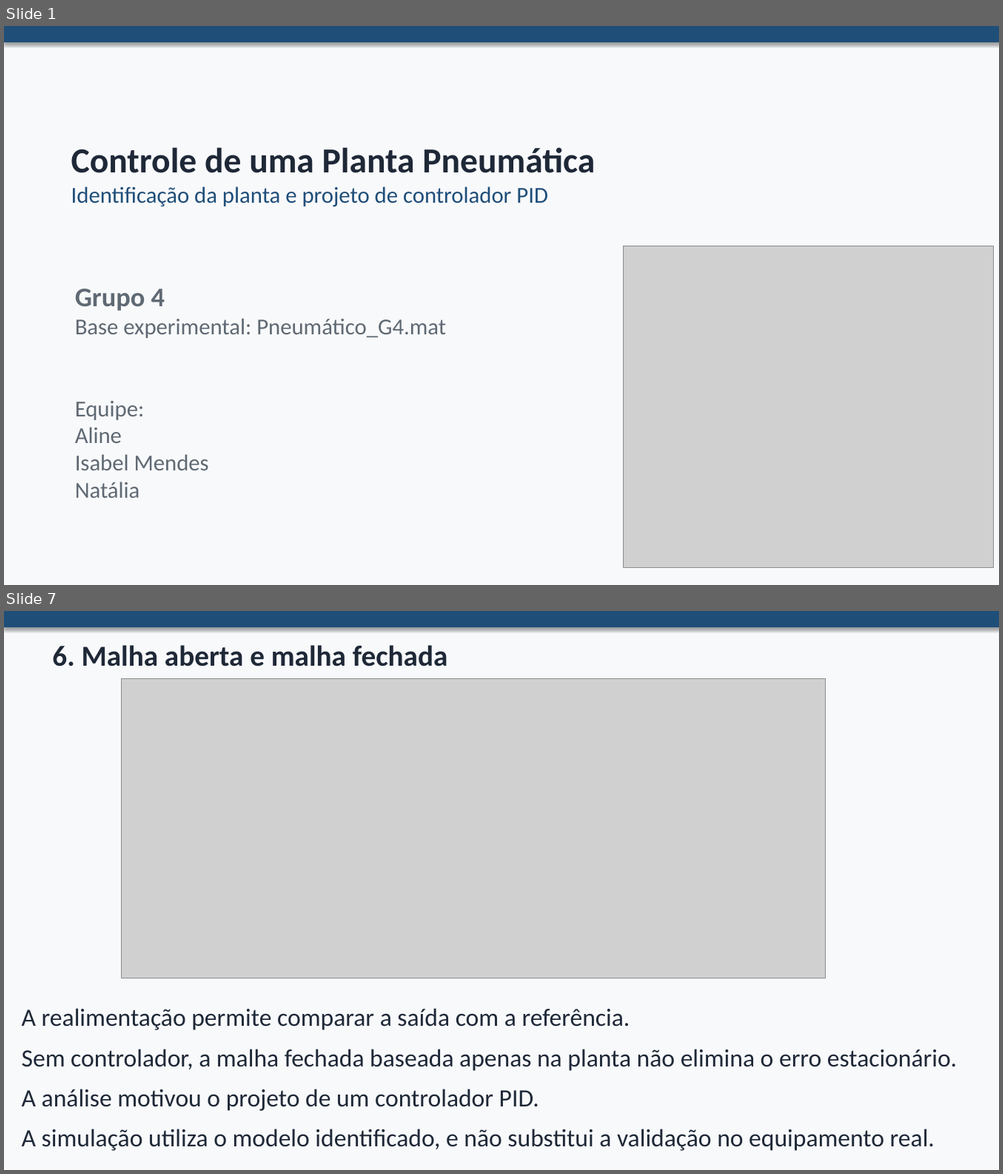
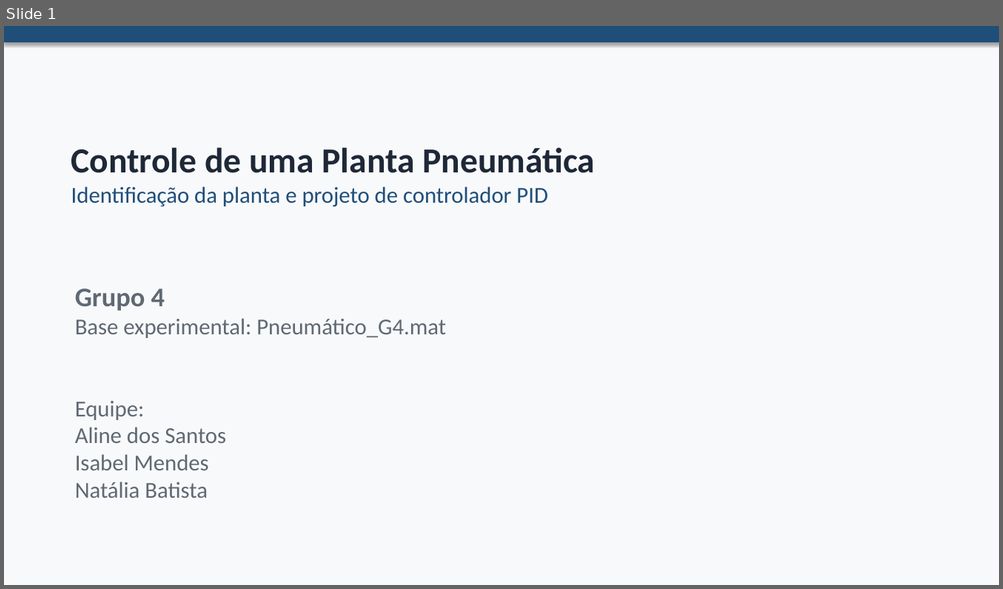
Before and after one commit to natalia-batista/Projeto-C13-, a slide deck: Grupo4_Pneumática.pptx. Shown one above the other, each under a label of ours: slides 1 and 7 before the commit, slide 1 after it; the slides between them are not shown. The pictures are 1003x1174 and 1003x589 pixels, drawn with LibreOffice and Linux fonts; fonts in the diff are those of the drawing; grey boxes stand for pictures. Boxes give left, top, right and bottom in pixels: in the first picture for what was removed or moved away, otherwise in the second. Text is boxed around its words. In the diff, an @@ line names an element or a change of style, - is before the commit and + after.

```diff
--- a/Grupo4_Pneumática.pptx
+++ b/Grupo4_Pneumática.pptx
@@ slide 7 removed at (x1=4, y1=611, x2=999, y2=1170), background #F8F9FB @@
@@ rectangle removed at (x1=4, y1=611, x2=999, y2=627) @@
@@ text removed at (x1=52, y1=645, x2=447, y2=667) @@
-6. Malha aberta e malha fechada
@@ picture removed at (x1=121, y1=678, x2=825, y2=978) @@
@@ text removed at (x1=22, y1=1008, x2=956, y2=1151) @@
-A realimentação permite comparar a saída com a referência.
-Sem controlador, a malha fechada baseada apenas na planta não elimina o erro estacionário.
-A análise motivou o projeto de um controlador PID.
-A simulação utiliza o modelo identificado, e não substitui a validação no equipamento real.
@@ slide 1 changed as well @@
@@ picture removed at (x1=623, y1=246, x2=993, y2=568) @@
@@ text at (x1=75, y1=427, x2=226, y2=443): text changed @@
-Aline
+Aline dos Santos
@@ text at (x1=75, y1=482, x2=208, y2=498): text changed @@
-Natália
+Natália Batista
```
Also in this commit, not shown: 23 slides added, 9 other slides removed.
